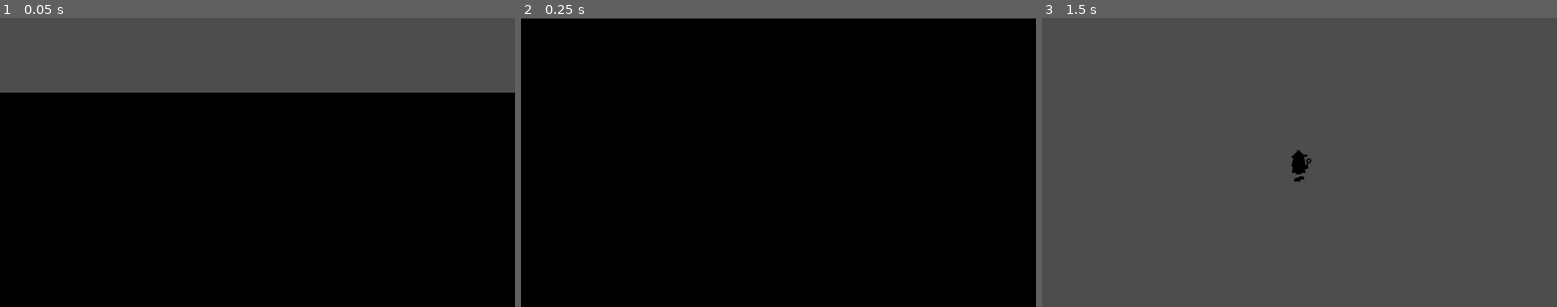
Above: before the commit, frames 1-3 (left to right).
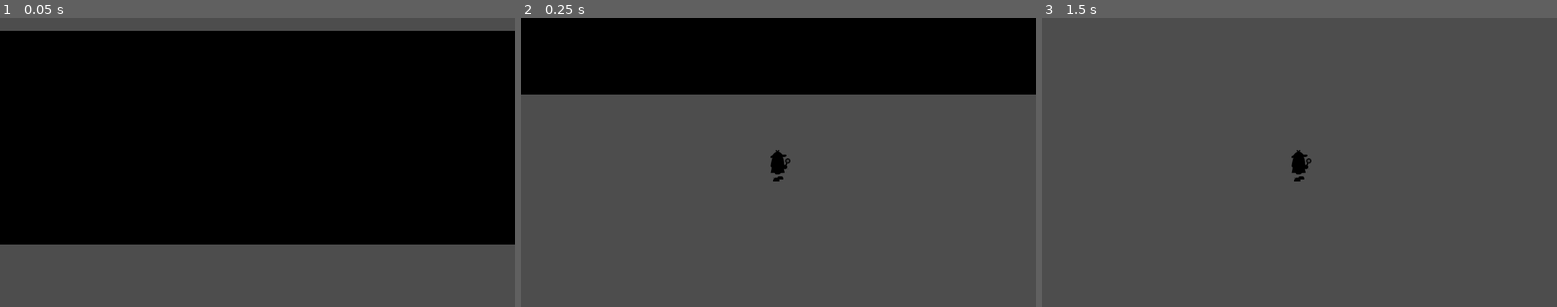
Above: after the commit, the same moments.

Repository: smolblockboi/shapes
Game: Godot game, scene res://scale_sample.tscn
Two runs of this game, one before a commit and one after it. Both use one fixed random seed, a clock stepped at 60 frames per second and the inputs below. This scene is started directly instead of the project's main scene.
Inputs:
- Up to frame 1 (0.05 s): no input
- Up to frame 2 (0.25 s): no input
- Up to frame 3 (1.5 s): tap Enter (ui_accept) at 0.5, 0.77, 1.25 s; hold Right (ui_right) 0.53-1.28 s; hold Down (ui_down) from 1.28 s (still down)

The runs differ from the first frame. In frame 1, 43% of the frame differs, in the area x 0-100%, y 4-100%; in frame 2, 74%, in the area x 0-100%, y 0-100%; in frame 3, nothing differs.

Commit message:
rescaled the building bases

Diff:
--- a/scale_sample.tscn
+++ b/scale_sample.tscn
@@ -15,7 +15,5 @@
 
 [node name="Camera3D" type="Camera3D" parent="Player/SpringArm3D"]
 
-[node name="StaticBody3D" type="StaticBody3D" parent="."]
-
-[node name="museum_base" parent="StaticBody3D" instance=ExtResource("2_bjfsu")]
-transform = Transform3D(1, 0, 0, 0, 1, 0, 0, 0, 1, -0.388717, 0, -0.965199)
+[node name="museum_base" parent="." instance=ExtResource("2_bjfsu")]
+transform = Transform3D(1, 0, 0, 0, 1, 0, 0, 0, 1, -0.0613914, 0.770401, -1.6149)
Binary file changed: 3dmodels/museum_base.glb
Binary file changed: 3dmodels/police_station_base.glb
Not shown, changed: 3dmodels/museum_base.blend
Not shown, changed: 3dmodels/museum_base.blend1
Not shown, changed: 3dmodels/police_station_base.blend
Not shown, changed: 3dmodels/police_station_base.blend1
